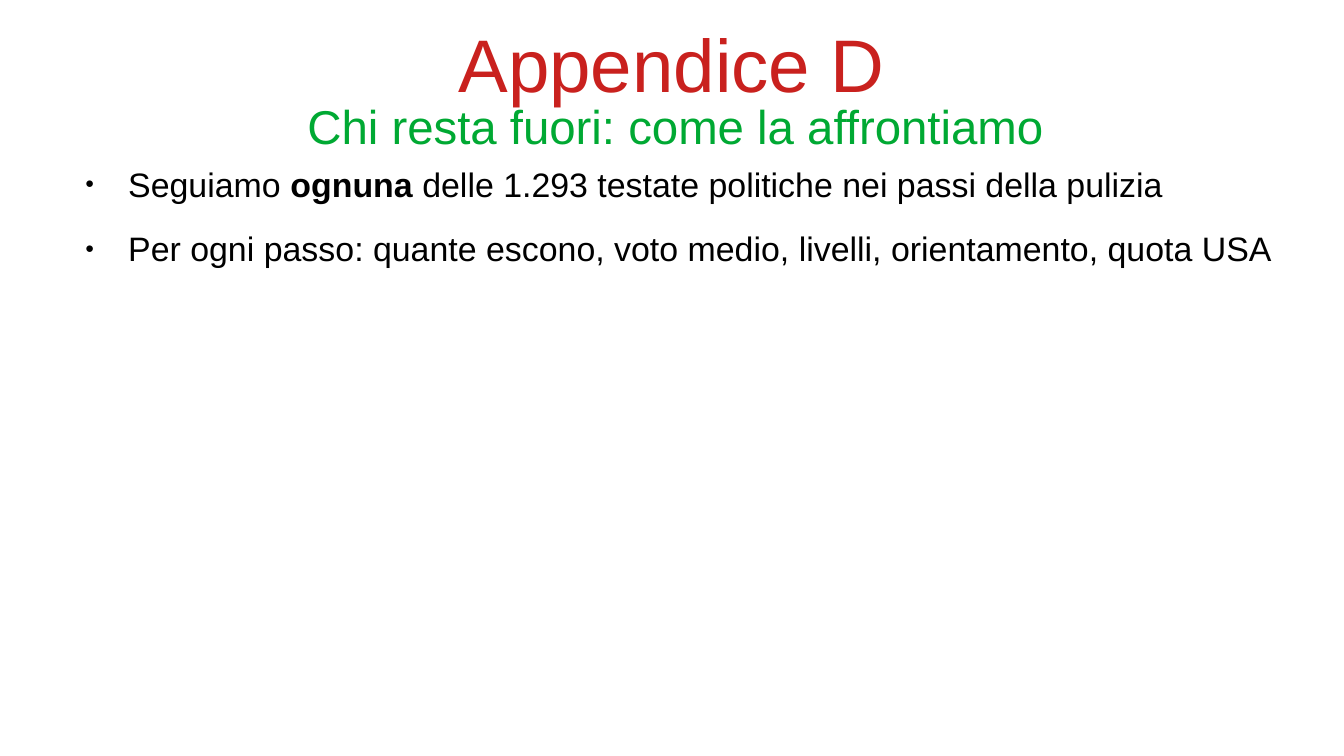
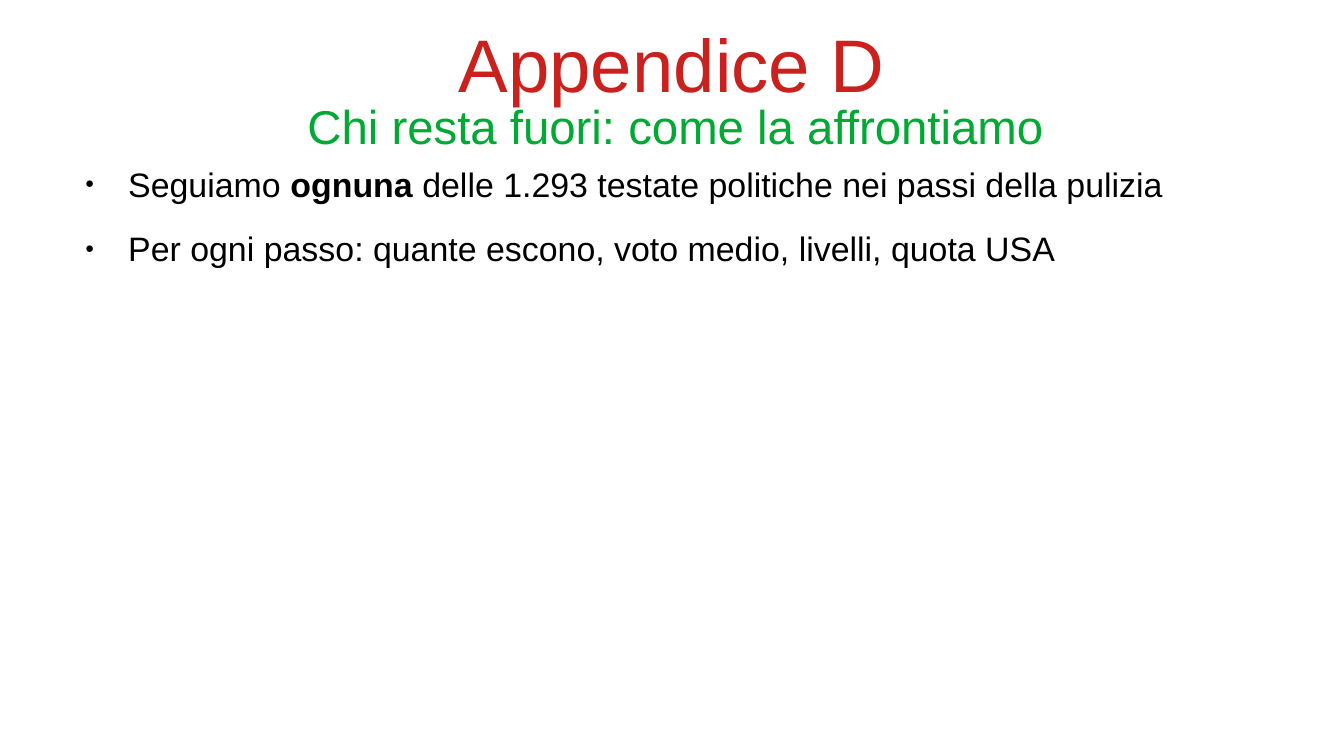
Before and after one commit to bianchi-john/PublisherClassification, a slide deck: slide 29 of Presentazioni/Paper rivista/PaperRivista.odp (slide 34 before the commit). Drawn at 1344x756 pixels with LibreOffice and Linux fonts; fonts in the diff are those of the drawing. Boxes give left, top, right and bottom in pixels: in the first picture for what was removed or moved away, otherwise in the second. Text is boxed around its words. In the diff, an @@ line names an element or a change of style, - is before the commit and + after.

```diff
--- a/Presentazioni/Paper rivista/PaperRivista.odp
+++ b/Presentazioni/Paper rivista/PaperRivista.odp
@@ text at bbox=[128, 236, 1055, 268]: text changed @@
-● Per ogni passo: quante escono, voto medio, livelli, orientamento, quota USA
+● Per ogni passo: quante escono, voto medio, livelli, quota USA
```
Also in this commit, not shown: 13 other slides changed, 4 slides added, 6 slides removed, 29 other files.
